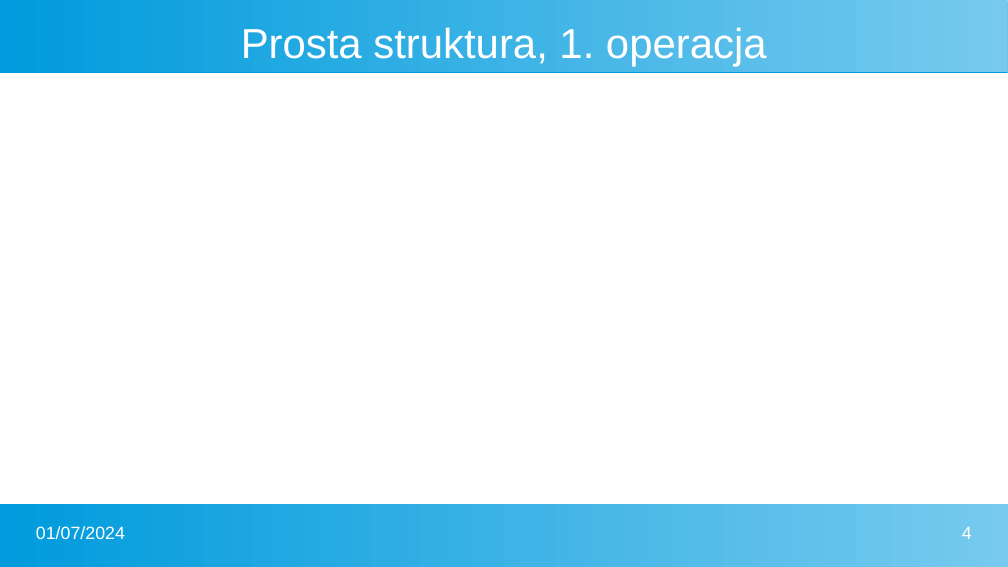
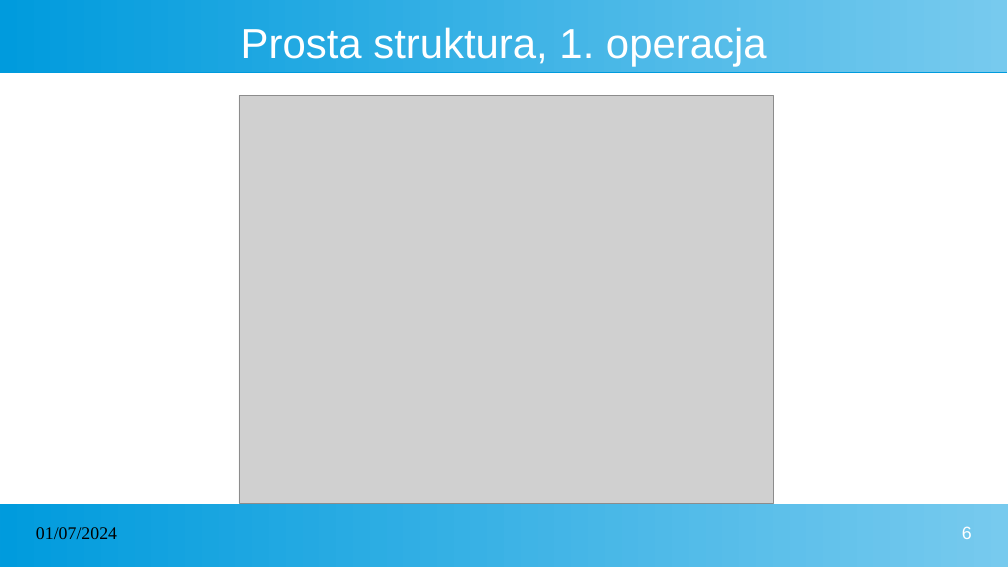
Before and after one commit to Blach03/AlgGeo-projekt, a slide deck: slide 6 of prezentacja.pptx (slide 4 before the commit). Drawn at 1008x567 pixels with LibreOffice and Linux fonts; fonts in the diff are those of the drawing; grey boxes stand for pictures. Boxes give left, top, right and bottom in pixels: in the first picture for what was removed or moved away, otherwise in the second. Text is boxed around its words. In the diff, an @@ line names an element or a change of style, - is before the commit and + after.

```diff
--- a/prezentacja.pptx
+++ b/prezentacja.pptx
@@ picture added at <box>239,96,773,504</box> @@
@@ text "01/07/2024" at <box>36,527,117,539</box>: font Arial to Times New Roman, text colour #FFFFFF to #000000 @@
@@ page number at <box>962,526,972,539</box>: text changed @@
-4
+6
```
Also in this commit, not shown: 5 other slides changed, 20 slides added, 2 other files.
